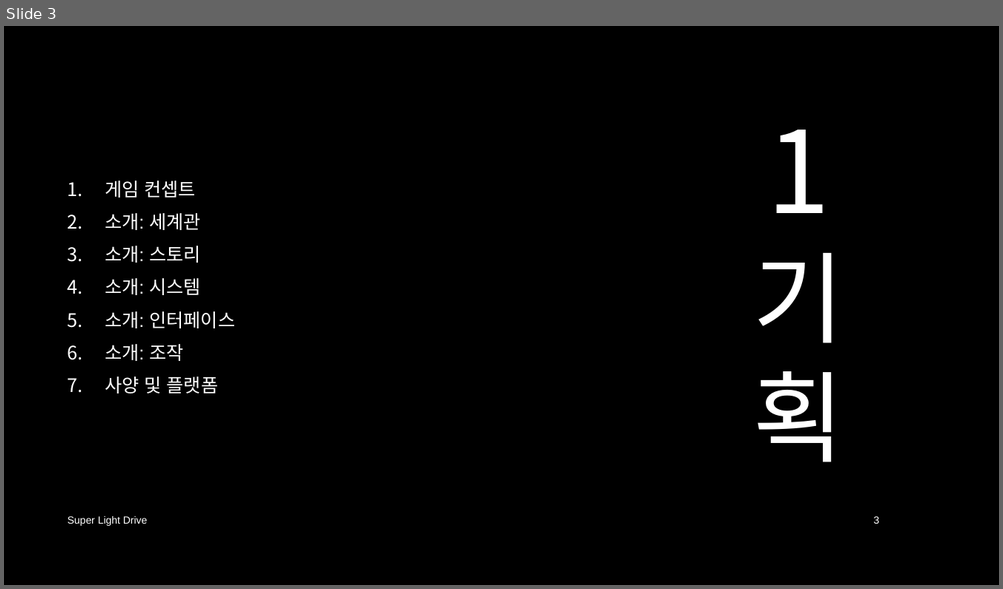
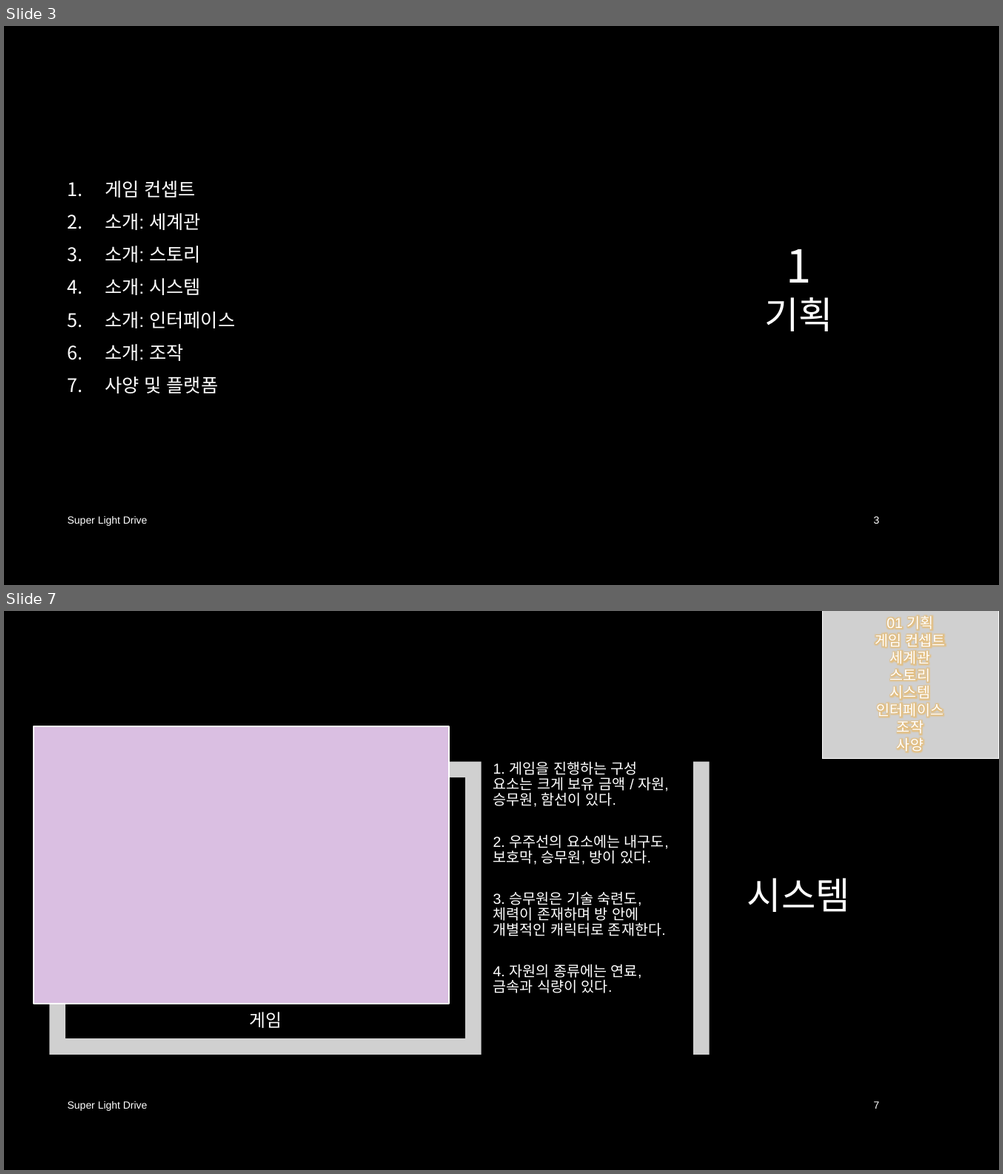
Before and after one commit to iconstudio/2017-Platformer, a slide deck: slides/SuperLightDrive_20171228.pptx. Shown one above the other, each under a label of ours: slide 3 before the commit, slides 3 and 7 after it; the slides between them are not shown. The pictures are 1003x589 and 1003x1174 pixels, drawn with LibreOffice and Linux fonts; fonts in the diff are those of the drawing; grey boxes stand for pictures; background and template pictures are left out. Boxes give left, top, right and bottom in pixels: in the first picture for what was removed or moved away, otherwise in the second. Text is boxed around its words. In the diff, an @@ line names an element or a change of style, - is before the commit and + after.

```diff
--- a/slides/SuperLightDrive_20171228.pptx
+++ b/slides/SuperLightDrive_20171228.pptx
@@ slide 7 added at (4, 611, 999, 1170), background picture (left out) @@
@@ picture added at (822, 611, 998, 759), 14 pt, text #FFFFFF @@
+01 기획
+게임 컨셉트
+세계관
+스토리
+시스템
+인터페이스
+조작
+사양
@@ group added at (34, 726, 709, 1055): 2 pictures, 2 texts, 1 rectangle @@
+게임
+1. 게임을 진행하는 구성 요소는 크게 보유 금액 / 자원, 승무원, 함선이 있다.
+2. 우주선의 요소에는 내구도, 보호막, 승무원, 방이 있다.
+3. 승무원은 기술 숙련도, 체력이 존재하며 방 안에 개별적인 캐릭터로 존재한다.
+4. 자원의 종류에는 연료, 금속과 식량이 있다.
@@ title added at (747, 878, 850, 912), 36 pt, text #FFFFFF @@
+시스템
@@ text added at (68, 1102, 148, 1111), 10 pt, text #FFFFFF @@
+Super Light Drive
@@ page number added at (874, 1102, 879, 1109), 10 pt, text #FFFFFF @@
+7
@@ slide 3 changed as well @@
@@ title at (764, 249, 833, 332): text changed; size 96 to 36 pt @@
-1기획
+1
+기획
```
Also in this commit, not shown: 3 other slides changed, 16 other slides added.
